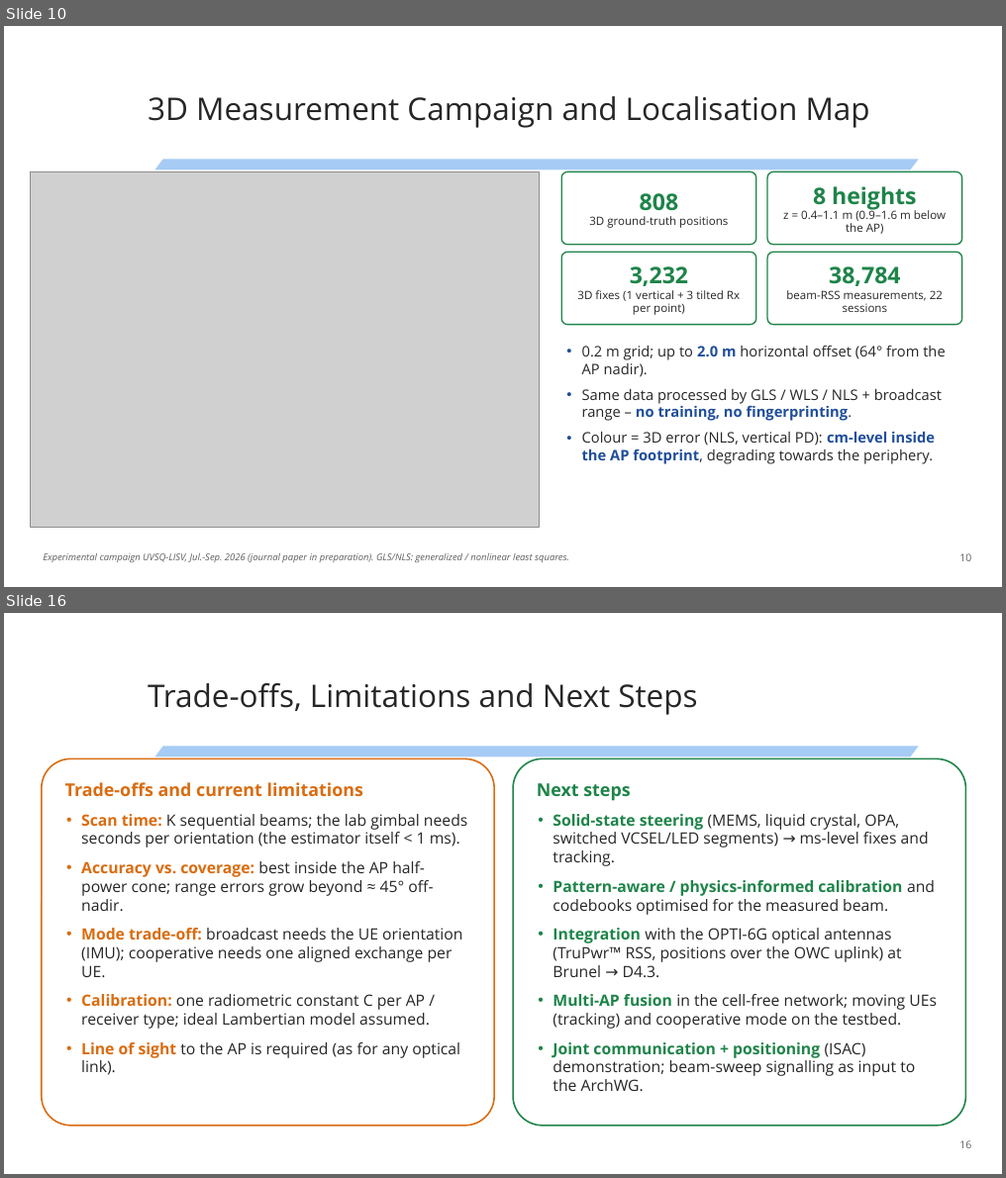
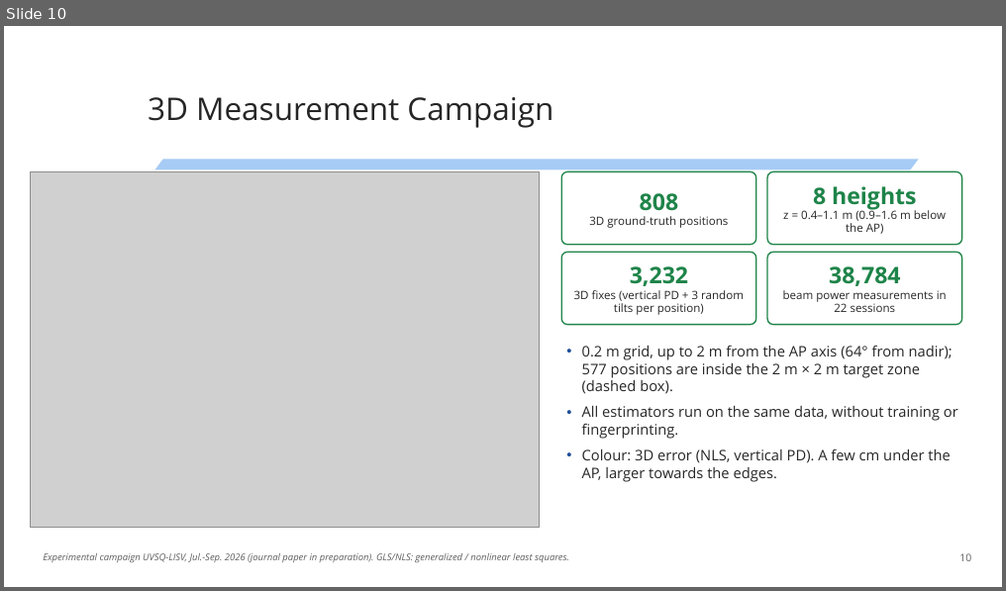
Before and after one commit to kevin-acuna/simulation_VLP, a slide deck: OPTI-6G/ArchWG_Presentation/OPTI-6G_ArchWG_Beamsteering_Positioning_UVSQ_2026-11-20.pptx. Shown one above the other, each under a label of ours: slides 10 and 16 before the commit, slide 10 after it; the slides between them are not shown. The pictures are 1006x1178 and 1006x591 pixels, drawn with LibreOffice and Linux fonts; fonts in the diff are those of the drawing; grey boxes stand for pictures; background and template pictures are left out. Boxes give left, top, right and bottom in pixels: in the first picture for what was removed or moved away, otherwise in the second. Text is boxed around its words. In the diff, an @@ line names an element or a change of style, - is before the commit and + after.

```diff
--- a/OPTI-6G/ArchWG_Presentation/OPTI-6G_ArchWG_Beamsteering_Positioning_UVSQ_2026-11-20.pptx
+++ b/OPTI-6G/ArchWG_Presentation/OPTI-6G_ArchWG_Beamsteering_Positioning_UVSQ_2026-11-20.pptx
@@ slide 16 removed at (4,613,1002,1174), background picture (left out); not listed: 1 template element that a slide beside it also shows @@
@@ title removed at (148,683,697,715) @@
-Trade-offs, Limitations and Next Steps
@@ rounded rectangle removed at (42,759,494,1126) @@
-Trade-offs and current limitations
-• Scan time: K sequential beams; the lab gimbal needs seconds per orientation (the estimator itself < 1 ms).
-• Accuracy vs. coverage: best inside the AP half-power cone; range errors grow beyond ≈ 45° off-nadir.
-• Mode trade-off: broadcast needs the UE orientation (IMU); cooperative needs one aligned exchange per UE.
-• Calibration: one radiometric constant C per AP / receiver type; ideal Lambertian model assumed.
-• Line of sight to the AP is required (as for any optical link).
@@ rounded rectangle removed at (513,759,966,1126) @@
-Next steps
-• Solid-state steering (MEMS, liquid crystal, OPA, switched VCSEL/LED segments) → ms-level fixes and tracking.
-• Pattern-aware / physics-informed calibration and codebooks optimised for the measured beam.
-• Integration with the OPTI-6G optical antennas (TruPwr™ RSS, positions over the OWC uplink) at Brunel → D4.3.
-• Multi-AP fusion in the cell-free network; moving UEs (tracking) and cooperative mode on the testbed.
-• Joint communication + positioning (ISAC) demonstration; beam-sweep signalling as input to the ArchWG.
@@ text removed at (959,1141,971,1149) @@
-16
@@ slide 10 changed as well @@
@@ title at (148,97,553,128): text changed @@
-3D Measurement Campaign and Localisation Map
+3D Measurement Campaign
@@ text in rounded rectangle at (574,290,744,315): text changed @@
-3D fixes (1 vertical + 3 tilted Rx per point)
+3D fixes (vertical PD + 3 random tilts per position)
@@ text in rounded rectangle at (783,290,946,312): text changed @@
-beam-RSS measurements, 22 sessions
+beam power measurements in 22 sessions
@@ text at (582,345,958,482): text changed @@
-• 0.2 m grid; up to 2.0 m horizontal offset (64° from the AP nadir).
-• Same data processed by GLS / WLS / NLS + broadcast range – no training, no fingerprinting.
-• Colour = 3D error (NLS, vertical PD): cm-level inside the AP footprint, degrading towards the periphery.
+• 0.2 m grid, up to 2 m from the AP axis (64° from nadir); 577 positions are inside the 2 m × 2 m target zone (dashed box).
+• All estimators run on the same data, without training or fingerprinting.
+• Colour: 3D error (NLS, vertical PD). A few cm under the AP, larger towards the edges.
```
Also in this commit, not shown: 15 other slides changed, 1 slide added, 1 other slide removed, 41 other files.
